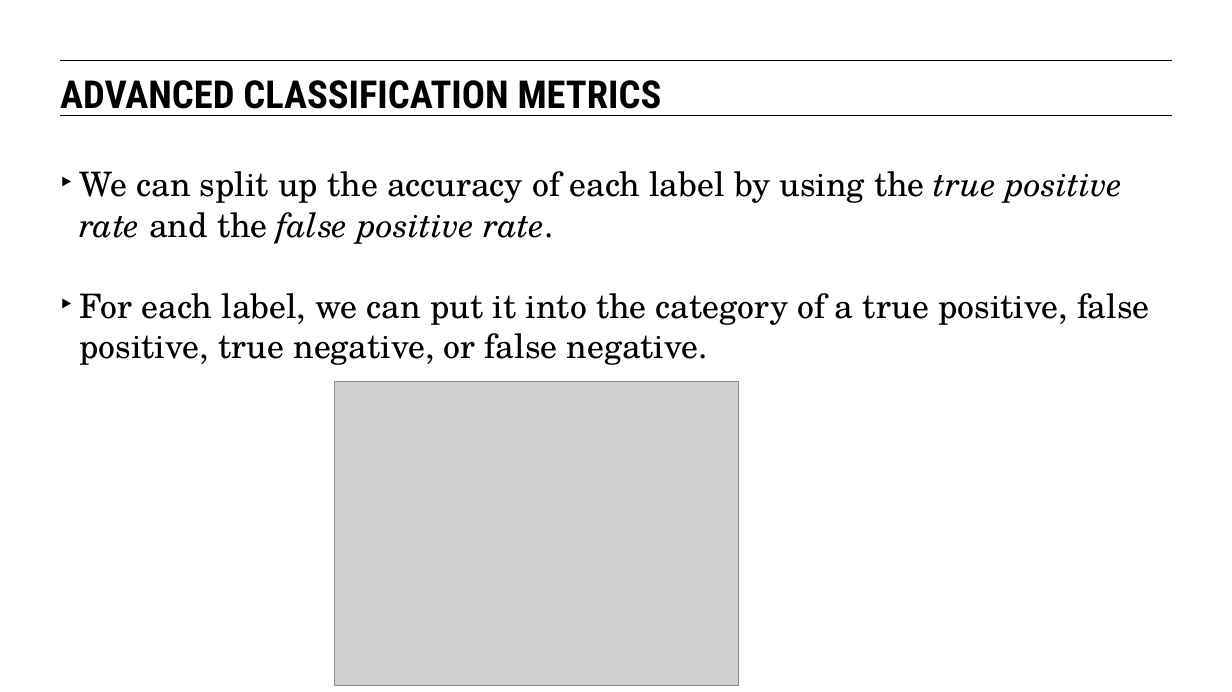
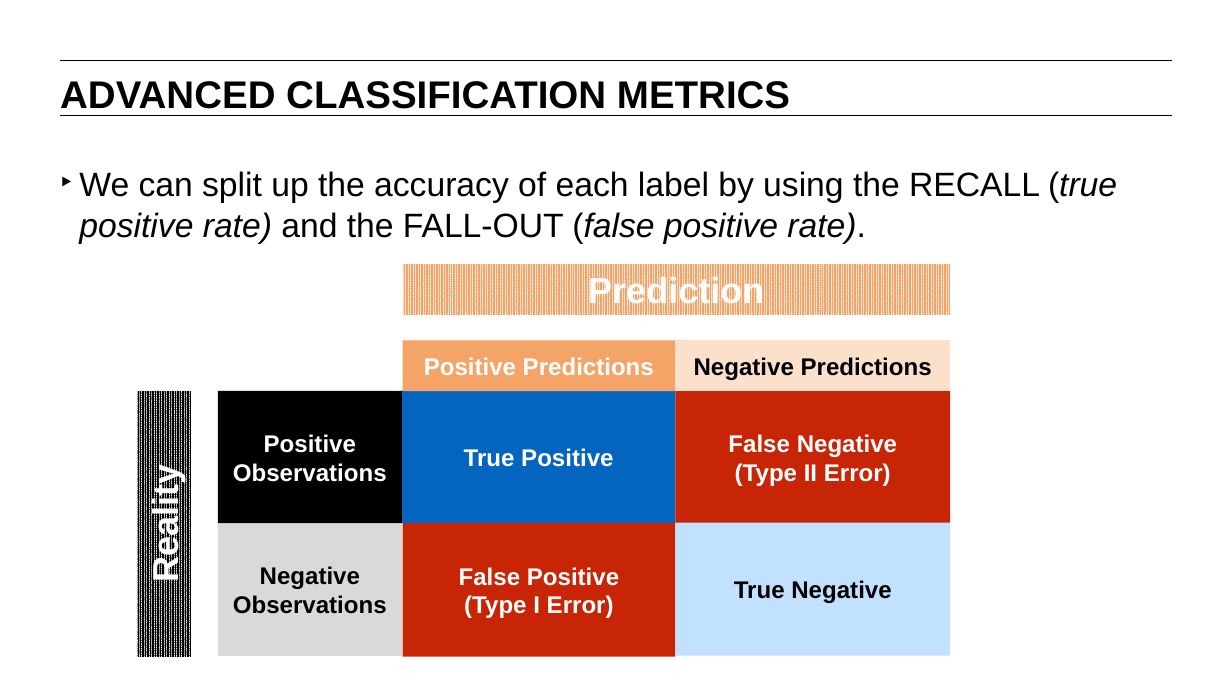
Before and after one commit to JamiesHQ/GA-MyDSRepo, a slide deck: slide 31 of lesson-9/09-intro-to-logistic-regression.pptx (slide 38 before the commit). Drawn at 1232x692 pixels with LibreOffice and Linux fonts; fonts in the diff are those of the drawing; grey boxes stand for pictures. Boxes give left, top, right and bottom in pixels: in the first picture for what was removed or moved away, otherwise in the second. Text is boxed around its words. In the diff, an @@ line names an element or a change of style, - is before the commit and + after.

```diff
--- a/lesson-9/09-intro-to-logistic-regression.pptx
+++ b/lesson-9/09-intro-to-logistic-regression.pptx
@@ text "ADVANCED CLASSIFICATION METRICS" at (x1=60, y1=81, x2=790, y2=109): font Roboto Condensed to Arial @@
@@ text at (x1=79, y1=171, x2=1117, y2=244): text changed; font TeX Gyre Schola to Arial @@
-‣ We can split up the accuracy of each label by using the true positive rate and the false positive rate.
-‣ For each label, we can put it into the category of a true positive, false positive, true negative, or false negative.
+‣ We can split up the accuracy of each label by using the RECALL (true positive rate) and the FALL-OUT (false positive rate).
@@ rectangle added at (x1=403, y1=264, x2=950, y2=315), fill pattern #F4A467 on #FFFFFF, 30 pt, text #FFFFFF, bold @@
+Prediction
@@ rectangle added at (x1=403, y1=340, x2=676, y2=392), fill #F4A467, 20 pt, text #FFFFFF, bold @@
+Positive Predictions
@@ rectangle added at (x1=676, y1=340, x2=950, y2=392), fill #FBE1CC, 20 pt, text #000000, bold @@
+Negative Predictions
@@ picture removed at (x1=335, y1=381, x2=739, y2=685) @@
@@ rectangle added at (x1=137, y1=390, x2=191, y2=656), fill pattern #000000 on #FFFFFF, 30 pt, text #FFFFFF, bold @@
+Reality
@@ rectangle added at (x1=217, y1=391, x2=402, y2=523), fill #000000, 20 pt, text #FFFFFF, bold @@
+Positive Observations
@@ rectangle added at (x1=402, y1=391, x2=676, y2=523), fill #0365C0, 20 pt, text #FFFFFF, bold @@
+True Positive
@@ rectangle added at (x1=676, y1=391, x2=950, y2=523), fill #C82506, 20 pt, text #FFFFFF, bold @@
+False Negative
+(Type II Error)
@@ rectangle added at (x1=217, y1=523, x2=402, y2=656), fill #D9D9D9, 20 pt, text #000000, bold @@
+Negative Observations
@@ rectangle added at (x1=403, y1=523, x2=676, y2=657), fill #C82506, 20 pt, text #FFFFFF, bold @@
+False Positive
+(Type I Error)
@@ rectangle added at (x1=676, y1=522, x2=950, y2=656), fill #C1E1FE, 20 pt, text #000000, bold @@
+True Negative
```
Also in this commit, not shown: 46 other slides changed, 8 slides added, 21 slides removed, 39 other files.
